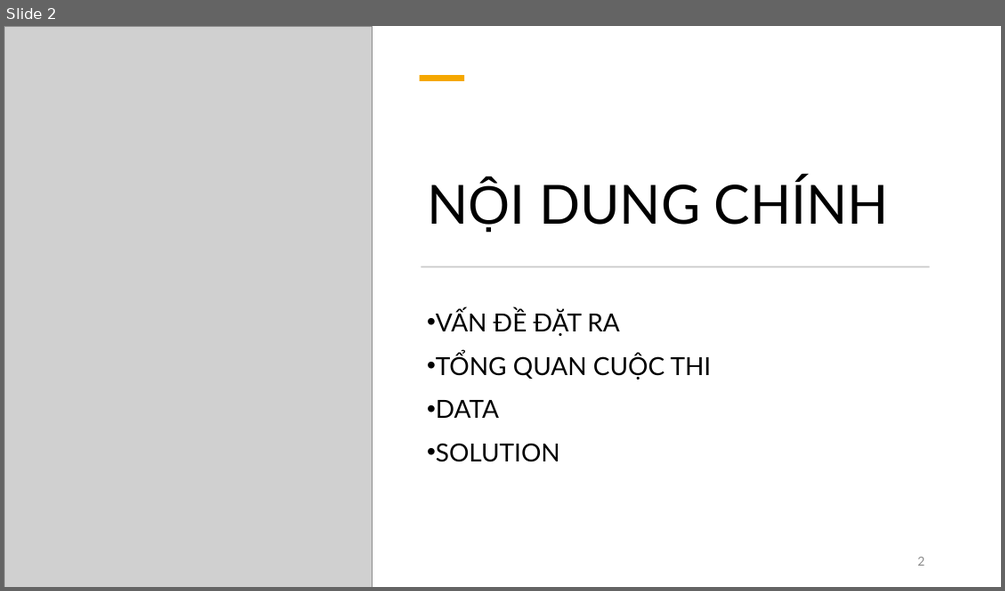
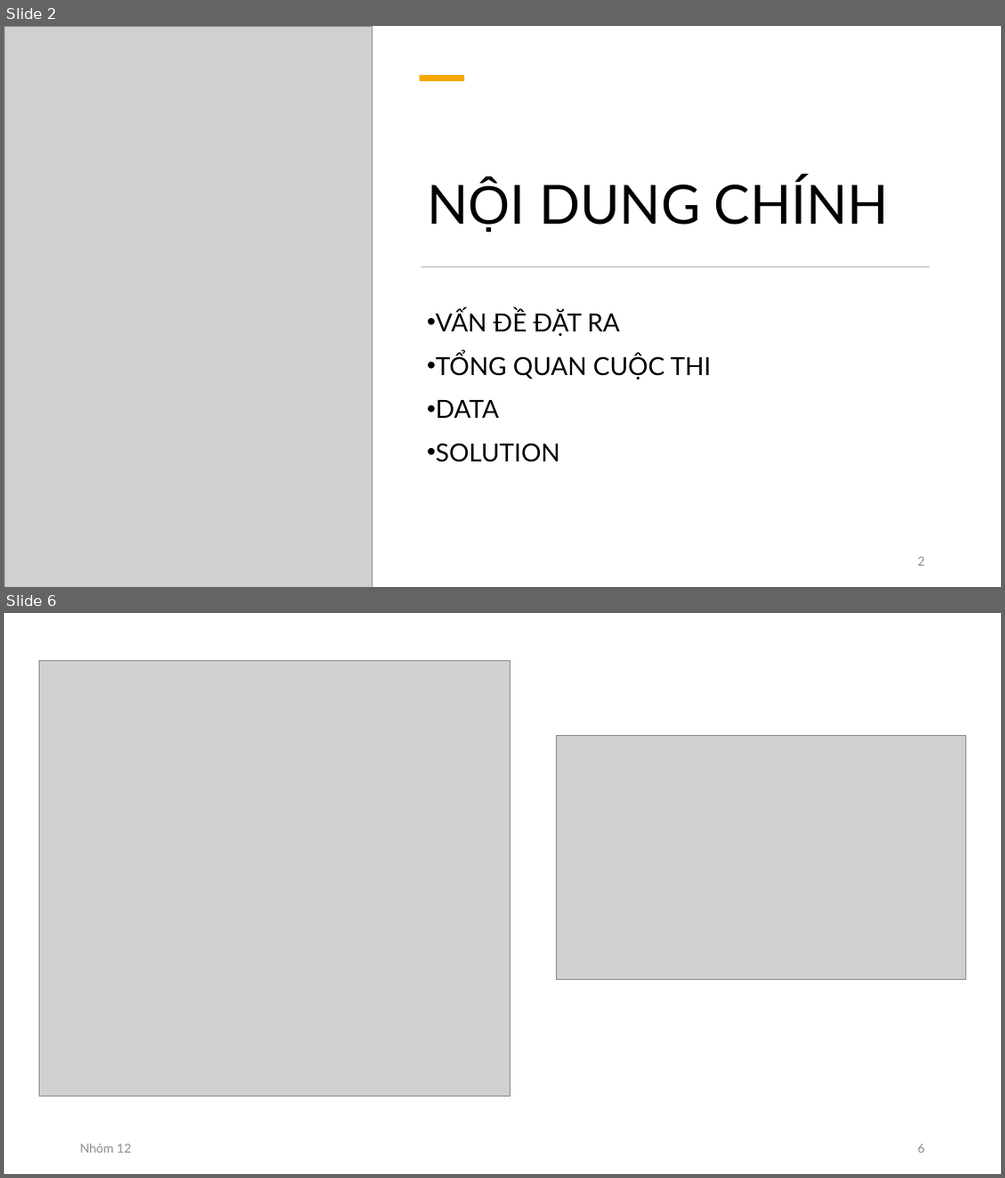
Before and after one commit to pdthuc/Project-Applied_Data_Science, a slide deck: Presentation/GIỚI THIỆU ĐỀ TÀI.pptx. Shown one above the other, each under a label of ours: slide 2 before the commit, slides 2 and 6 after it; the slides between them are not shown. The pictures are 1005x591 and 1005x1178 pixels, drawn with LibreOffice and Linux fonts; fonts in the diff are those of the drawing; grey boxes stand for pictures. Boxes give left, top, right and bottom in pixels: in the first picture for what was removed or moved away, otherwise in the second. Text is boxed around its words. In the diff, an @@ line names an element or a change of style, - is before the commit and + after.

```diff
--- a/Presentation/GIỚI THIỆU ĐỀ TÀI.pptx
+++ b/Presentation/GIỚI THIỆU ĐỀ TÀI.pptx
@@ slide 6 added at <box>4,613,1001,1174</box>, background #FFFFFF @@
@@ picture added at <box>39,660,510,1096</box> @@
@@ picture added at <box>556,736,966,980</box> @@
@@ text added at <box>80,1143,131,1152</box>, 12 pt, text #8C8C8C @@
+Nhóm 12
@@ page number added at <box>917,1143,924,1152</box>, 12 pt, text #8C8C8C @@
+6
```
Also in this commit, not shown: 12 slides changed, 5 other slides added, 6 slides removed.
